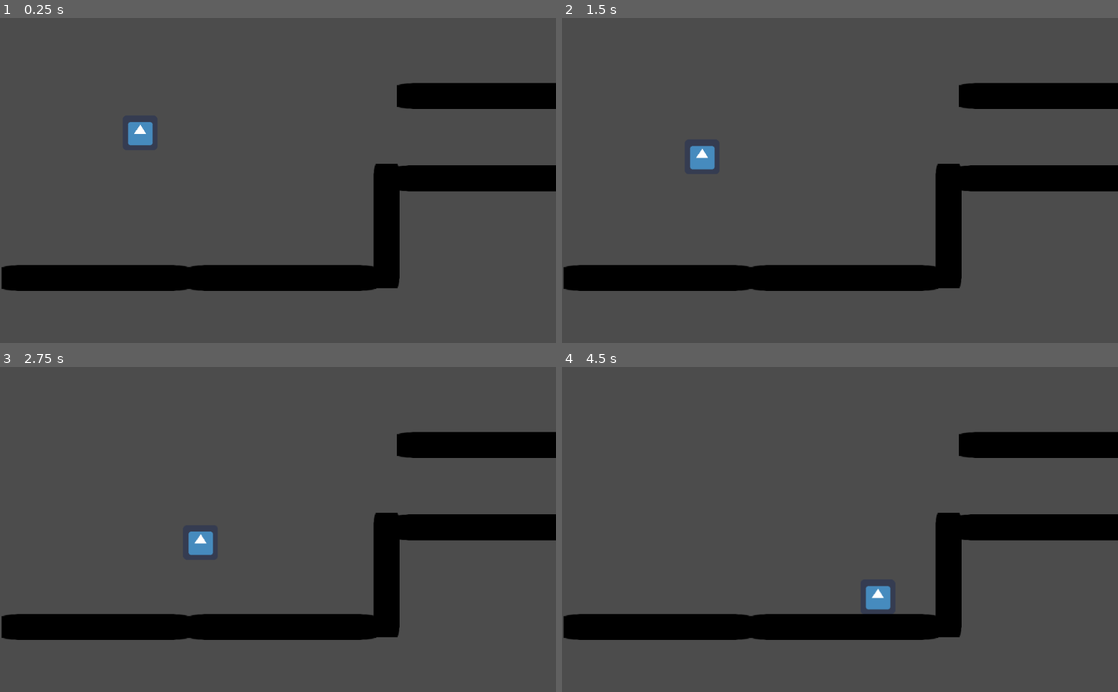
Above: before the commit, frames 1-4 (two rows, left to right).
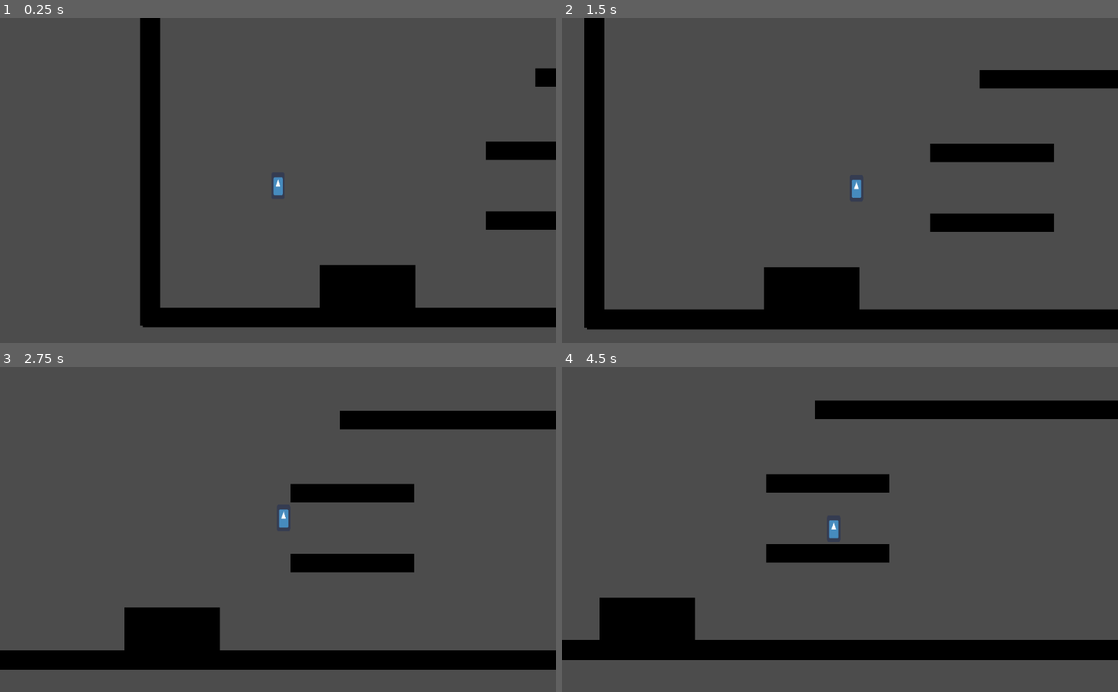
Above: after the commit, the same moments.

Repository: Project-Movement/Project-Movement
Game: Godot game, scene res://Scenes/PlayerTest.tscn
The game is run twice, just before and just after one commit, with the same random seed, the same clock (stepped at 60 frames per second) and the same inputs. The engine's default icon, where the game draws it, is replaced by a stand-in: a white triangle on a blue panel in a dark square.
Inputs (mouse positions are in pixels of both pictures, inside the frame that each line leads up to):
- Up to frame 1 (0.25 s): no input
- Up to frame 2 (1.5 s): move the mouse to (962, 164) at 0.52 s; hold Space (jump) 0.53-1.28 s; hold D (right) from 0.53 s (still down); tap Shift (dash, bound only after the commit) at 0.6 s; move the mouse to (728, 196) at 1.27 s; tap Space (jump) at 1.35 s
- Up to frame 3 (2.75 s): tap Space (jump) at 1.52, 1.82 s; tap Shift (dash, bound only after the commit) at 1.55, 2.1 s; move the mouse to (333, 458) at 2.02 s; release D (right) at 2.03 s; hold A (left) from 2.03 s (still down); hold Space (jump) from 2.03 s (still down)
- Up to frame 4 (4.5 s): move the mouse to (812, 594) at 2.77 s; release A (left) at 2.78 s; release Space (jump) at 2.78 s; hold D (right) 2.78-4.28 s; tap Shift (dash, bound only after the commit) at 2.85, 4.35 s; tap Space (jump) at 3.02, 3.32 s; move the mouse to (1006, 578) at 3.52 s; hold Space (jump) 3.53-4.28 s; move the mouse to (673, 480) at 4.27 s; hold A (left) from 4.28 s (still down)

The runs differ from the first frame. In frame 1, 21% of the frame differs, in the area x 0-100%, y 0-96%; in frame 2, 23%; in frame 3, 22%; in frame 4, 24%, in the area x 0-100%, y 10-91%.

Commit message:
add camera, adjust player size, change placeholder texture, add dash, add weak air control

Diff:
--- a/Scenes/Ground.tscn
+++ b/Scenes/Ground.tscn
@@ -1,20 +1,18 @@
 [gd_scene load_steps=3 format=2]
 
-[ext_resource path="res://icon.png" type="Texture" id=1]
+[ext_resource path="res://Resources/black.png" type="Texture" id=1]
 
 [sub_resource type="RectangleShape2D" id=1]
 
-[node name="Node2D" type="Node2D"]
-scale = Vector2( 2, 2 )
+[node name="Ground" type="Node2D"]
+scale = Vector2( 3, 3 )
 
 [node name="StaticBody2D" type="StaticBody2D" parent="."]
-scale = Vector2( 2, 2 )
 
 [node name="CollisionShape2D" type="CollisionShape2D" parent="StaticBody2D"]
-scale = Vector2( 2, 2 )
 shape = SubResource( 1 )
 
 [node name="Sprite" type="Sprite" parent="StaticBody2D"]
 modulate = Color( 0, 0, 0, 1 )
-scale = Vector2( 0.625861, 0.625355 )
+scale = Vector2( 20, 20 )
 texture = ExtResource( 1 )
--- a/Scenes/Player.tscn
+++ b/Scenes/Player.tscn
@@ -4,6 +4,7 @@
 [ext_resource path="res://icon.png" type="Texture" id=2]
 
 [sub_resource type="RectangleShape2D" id=1]
+extents = Vector2( 15, 31.5 )
 
 [node name="Player" type="Node2D"]
 position = Vector2( 2, -5 )
@@ -12,8 +13,15 @@
 script = ExtResource( 1 )
 
 [node name="Sprite" type="Sprite" parent="KinematicBody2D"]
+scale = Vector2( 0.5, 1 )
 texture = ExtResource( 2 )
 
 [node name="CollisionShape2D" type="CollisionShape2D" parent="KinematicBody2D"]
-scale = Vector2( 3.143, 3.143 )
+position = Vector2( 0, 0.5 )
 shape = SubResource( 1 )
+
+[node name="Camera2D" type="Camera2D" parent="KinematicBody2D"]
+current = true
+zoom = Vector2( 1.3, 1.3 )
+smoothing_enabled = true
+smoothing_speed = 8.0
--- a/Scenes/PlayerTest.tscn
+++ b/Scenes/PlayerTest.tscn
@@ -8,23 +8,57 @@
 [node name="Player" parent="." instance=ExtResource( 1 )]
 position = Vector2( 258, 187 )
 
-[node name="Node2D2" parent="." instance=ExtResource( 2 )]
-position = Vector2( 520, 480 )
-scale = Vector2( 4.32, 0.599998 )
+[node name="Ground" parent="." instance=ExtResource( 2 )]
+position = Vector2( 1544, 528 )
+scale = Vector2( 160.953, 2.36 )
 
-[node name="Node2D5" parent="." instance=ExtResource( 2 )]
-position = Vector2( 896, 296 )
-scale = Vector2( 4.32, 0.599998 )
+[node name="Ground2" parent="." instance=ExtResource( 2 )]
+position = Vector2( 3136, -272 )
+rotation = -1.57079
+scale = Vector2( 81.96, 2.36 )
 
-[node name="Node2D6" parent="." instance=ExtResource( 2 )]
-position = Vector2( 904, 144 )
-scale = Vector2( 4.32, 0.599998 )
+[node name="Ground3" parent="." instance=ExtResource( 2 )]
+position = Vector2( -48, -272 )
+rotation = -1.57079
+scale = Vector2( 81.96, 2.36 )
 
-[node name="Node2D4" parent="." instance=ExtResource( 2 )]
-position = Vector2( 712, 384 )
+[node name="Ground4" parent="." instance=ExtResource( 2 )]
+position = Vector2( 904, 296 )
+scale = Vector2( 14.7697, 2.21431 )
+
+[node name="Ground5" parent="." instance=ExtResource( 2 )]
+position = Vector2( 904, 128 )
+scale = Vector2( 14.7697, 2.21431 )
+
+[node name="Ground11" parent="." instance=ExtResource( 2 )]
+position = Vector2( 2336, 432 )
+scale = Vector2( 14.7697, 2.21431 )
+
+[node name="Ground12" parent="." instance=ExtResource( 2 )]
+position = Vector2( 2864, 280 )
+scale = Vector2( 29.1972, 2.26442 )
+
+[node name="Ground10" parent="." instance=ExtResource( 2 )]
+position = Vector2( 1864, -176 )
 rotation = 1.57079
-scale = Vector2( 2.88, 0.599998 )
+scale = Vector2( 14.9297, 2.21431 )
 
-[node name="Node2D3" parent="." instance=ExtResource( 2 )]
-position = Vector2( 176, 480 )
-scale = Vector2( 4.32, 0.599998 )
+[node name="Ground6" parent="." instance=ExtResource( 2 )]
+position = Vector2( 1376, -48 )
+scale = Vector2( 50.2097, 2.21431 )
+
+[node name="Ground7" parent="." instance=ExtResource( 2 )]
+position = Vector2( 440, -288 )
+scale = Vector2( 50.2097, 2.21431 )
+
+[node name="Ground9" parent="." instance=ExtResource( 2 )]
+position = Vector2( 2656, -800 )
+scale = Vector2( 50.2097, 2.21431 )
+
+[node name="Ground8" parent="." instance=ExtResource( 2 )]
+position = Vector2( 1944, 344 )
+scale = Vector2( 26.3422, 16.5692 )
+
+[node name="Ground13" parent="." instance=ExtResource( 2 )]
+position = Vector2( 472, 464 )
+scale = Vector2( 11.4521, 6.15382 )
--- a/Scripts/PlayerController.gd
+++ b/Scripts/PlayerController.gd
@@ -1,28 +1,41 @@
 extends KinematicBody2D
 
 #export (int) var speed = 200
-export var h_accel = 2000
-export var ground_friction = 900
-export var max_grounded_speed = 300
-export var gravity = 750
-export var jump_vel = 400
+export var h_accel_ground = 2200  # player's horizontal acceleration
+export var h_accel_air = 200
+export var max_h_air_influence_speed = 100
+export var ground_friction = 1100  # friction of ground
+export var max_grounded_speed = 300  # maximum speed on ground
+export var gravity = 750  # gravitational acceleration
+export var jump_vel = 400  # instantaneous velocity on jump
+export var dash_magnitude: int = 350
 
 var constant_forces = { "gravity": Vector2(0, gravity) }
 var velocity = Vector2()
 var has_double_jump: bool = true
-#var last_jump_time: int = Time.get_ticks_msec()
-#var jump_deadtime: int = 200
+
+
+func _physics_process(delta):
+	apply_constant_forces(delta)
+	player_move(delta)
+	velocity = move_and_slide(velocity, Vector2.UP)
+
+
+func _input(event):
+	# some abilities activations can probably go here later
+	pass
 
 
 func player_move(delta):
-	var direction = velocity.normalized()
 	var grounded = is_on_floor()
+
+	# apply grounded kinematics
 	if grounded:
-		has_double_jump = true
+		has_double_jump = true  # refresh double jump
 		if Input.is_action_pressed("right"):
-			velocity.x += h_accel * delta
+			velocity.x += h_accel_ground * delta
 		if Input.is_action_pressed("left"):
-			velocity.x -= h_accel * delta
+			velocity.x -= h_accel_ground * delta
 
 		# apply grounded friction - force opposite direction of motion
 		if velocity.x > 0:
@@ -31,23 +44,29 @@
 		if velocity.x < 0:
 			velocity.x = min(0, velocity.x + ground_friction * delta)
 			velocity.x = max(-max_grounded_speed, velocity.x)
+	else:  # not grounded, in air
+		if Input.is_action_pressed("right") and velocity.x < max_h_air_influence_speed:
+			velocity.x += h_accel_air * delta
+		if Input.is_action_pressed("left") and velocity.x > -max_h_air_influence_speed:
+			velocity.x -= h_accel_air * delta
 
-#	if Input.is_action_pressed("jump") and Time.get_ticks_msec() - last_jump_time > jump_deadtime:
+
+	# handle jump and double jump (midair jump)
 	if Input.is_action_just_pressed("jump"):
-#		print("jump press")
-		print("has double jump: " + str(has_double_jump))
 		if grounded or has_double_jump:
 			velocity.y = -jump_vel
 
 		has_double_jump = false if not grounded else true
 
+	# dash
+	if Input.is_action_just_pressed("dash"):
+		var target = get_global_mouse_position()
+		var diff = (target - self.global_position).normalized()
+
+		velocity += diff * dash_magnitude
+
+
 
 func apply_constant_forces(delta):
 	for val in constant_forces.values():
 		velocity += val * delta
-
-
-func _physics_process(delta):
-	apply_constant_forces(delta)
-	player_move(delta)
-	velocity = move_and_slide(velocity, Vector2.UP)
--- a/project.godot
+++ b/project.godot
@@ -49,6 +49,11 @@
 "events": [ Object(InputEventKey,"resource_local_to_scene":false,"resource_name":"","device":0,"alt":false,"shift":false,"control":false,"meta":false,"command":false,"pressed":false,"scancode":32,"physical_scancode":0,"unicode":0,"echo":false,"script":null)
  ]
 }
+dash={
+"deadzone": 0.5,
+"events": [ Object(InputEventKey,"resource_local_to_scene":false,"resource_name":"","device":0,"alt":false,"shift":false,"control":false,"meta":false,"command":false,"pressed":false,"scancode":16777237,"physical_scancode":0,"unicode":0,"echo":false,"script":null)
+ ]
+}
 
 [physics]
 
Binary file added: Resources/black.png
Not shown, added: Resources/black.png.import
